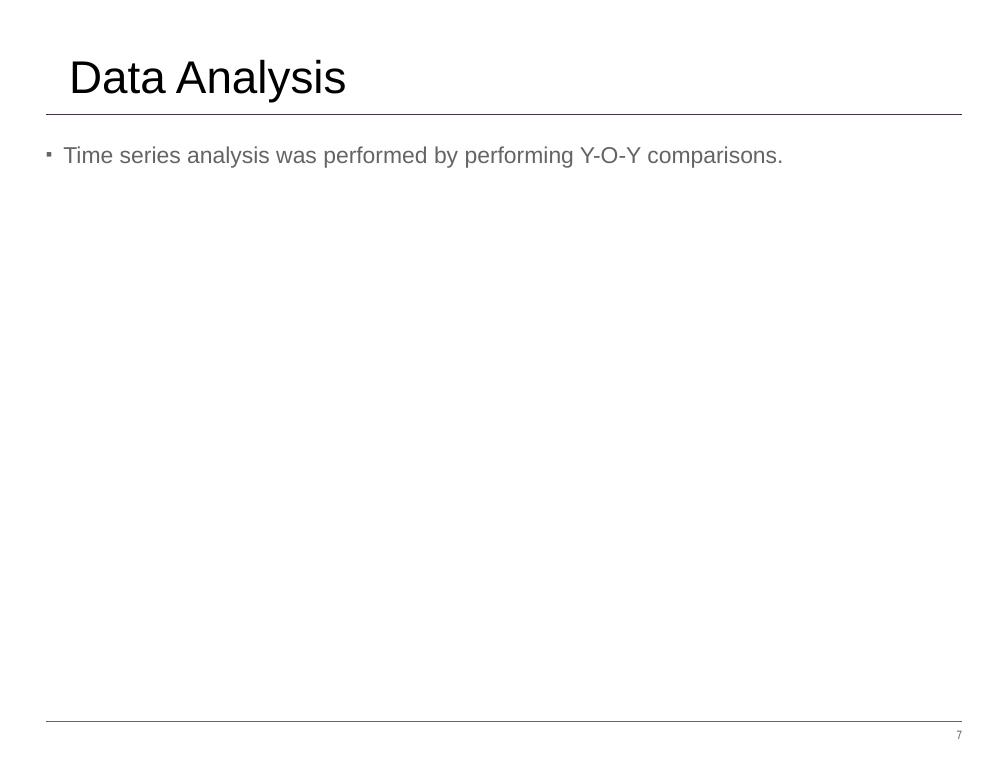
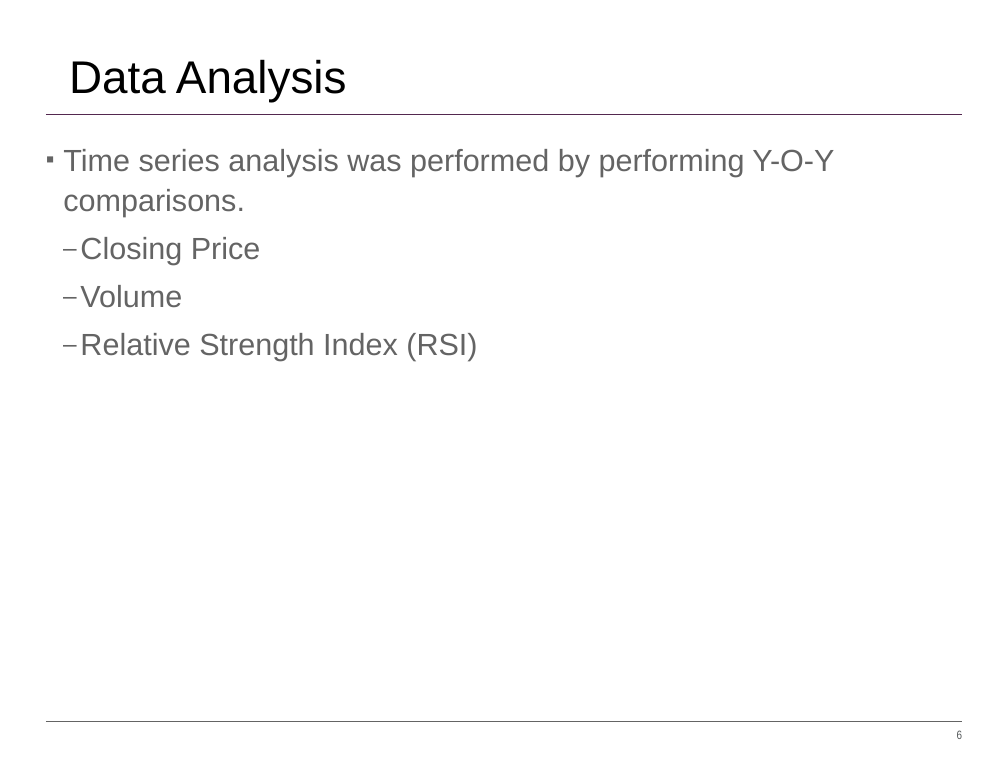
Before and after one commit to timothyyu/pr1-apple-stock-analysis, a slide deck: slide 6 of DataScience Project-One_Rutgers.pptx (slide 7 before the commit). Drawn at 1008x779 pixels with LibreOffice and Linux fonts; fonts in the diff are those of the drawing. Boxes give left, top, right and bottom in pixels: in the first picture for what was removed or moved away, otherwise in the second. Text is boxed around its words. In the diff, an @@ line names an element or a change of style, - is before the commit and + after.

```diff
--- a/DataScience Project-One_Rutgers.pptx
+++ b/DataScience Project-One_Rutgers.pptx
@@ text at (x1=63, y1=149, x2=834, y2=217): size 18 to 24 pt in "Time series analysis was performed by performing ..." @@
@@ text at (x1=80, y1=237, x2=477, y2=361): paragraphs added @@
+  – Closing Price
+  – Volume
+  – Relative Strength Index (RSI)
@@ page number at (x1=957, y1=730, x2=963, y2=739): text changed @@
-7
+6
```
Also in this commit, not shown: 5 other slides changed, 1 slide removed, 1 other file.
